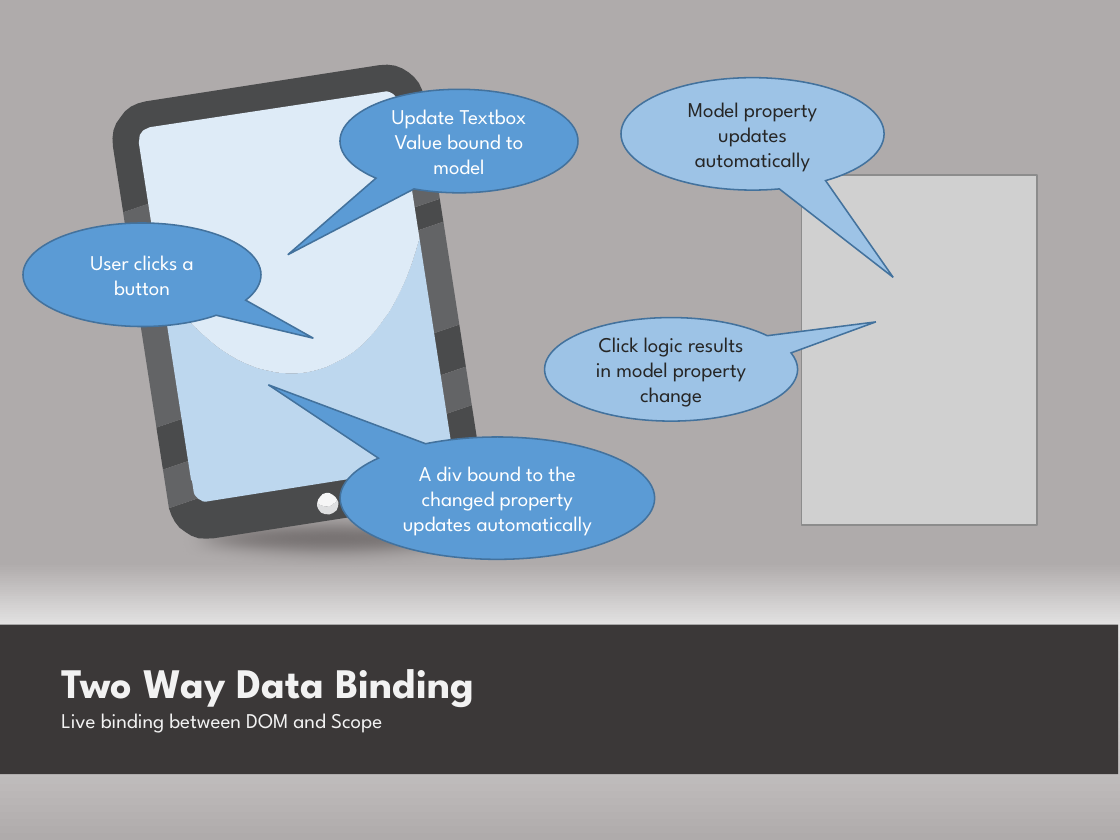
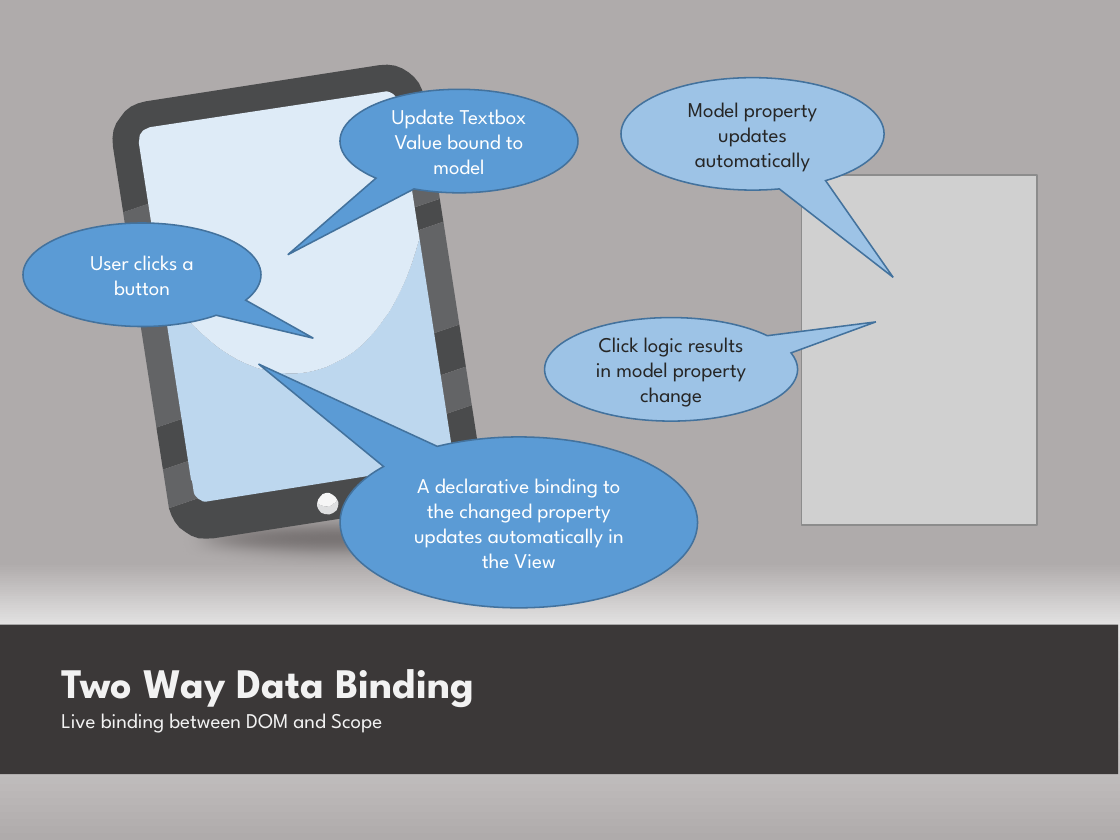
Before and after one commit to JamesBender/AngularDemos, a slide deck: slide 10 of Slides/AngularJSForDotNetDevelopers.pptx. Drawn at 1120x840 pixels with LibreOffice and Linux fonts; fonts in the diff are those of the drawing; grey boxes stand for pictures. Boxes give left, top, right and bottom in pixels: in the first picture for what was removed or moved away, otherwise in the second. Text is boxed around its words. In the diff, an @@ line names an element or a change of style, - is before the commit and + after.

```diff
--- a/Slides/AngularJSForDotNetDevelopers.pptx
+++ b/Slides/AngularJSForDotNetDevelopers.pptx
@@ speech bubble "A declarative binding to the ...": place and size @@
-speech bubble "A declarative binding to the ..." at [340, 437, 655, 559]
+speech bubble "A declarative binding to the ..." at [340, 437, 698, 608]
@@ text in speech bubble at [414, 478, 623, 568]: text changed @@
-A div bound to the changed property updates automatically
+A declarative binding to the changed property updates automatically in the View
```
Also in this commit, not shown: 1 other slide changed, 2 other files.
